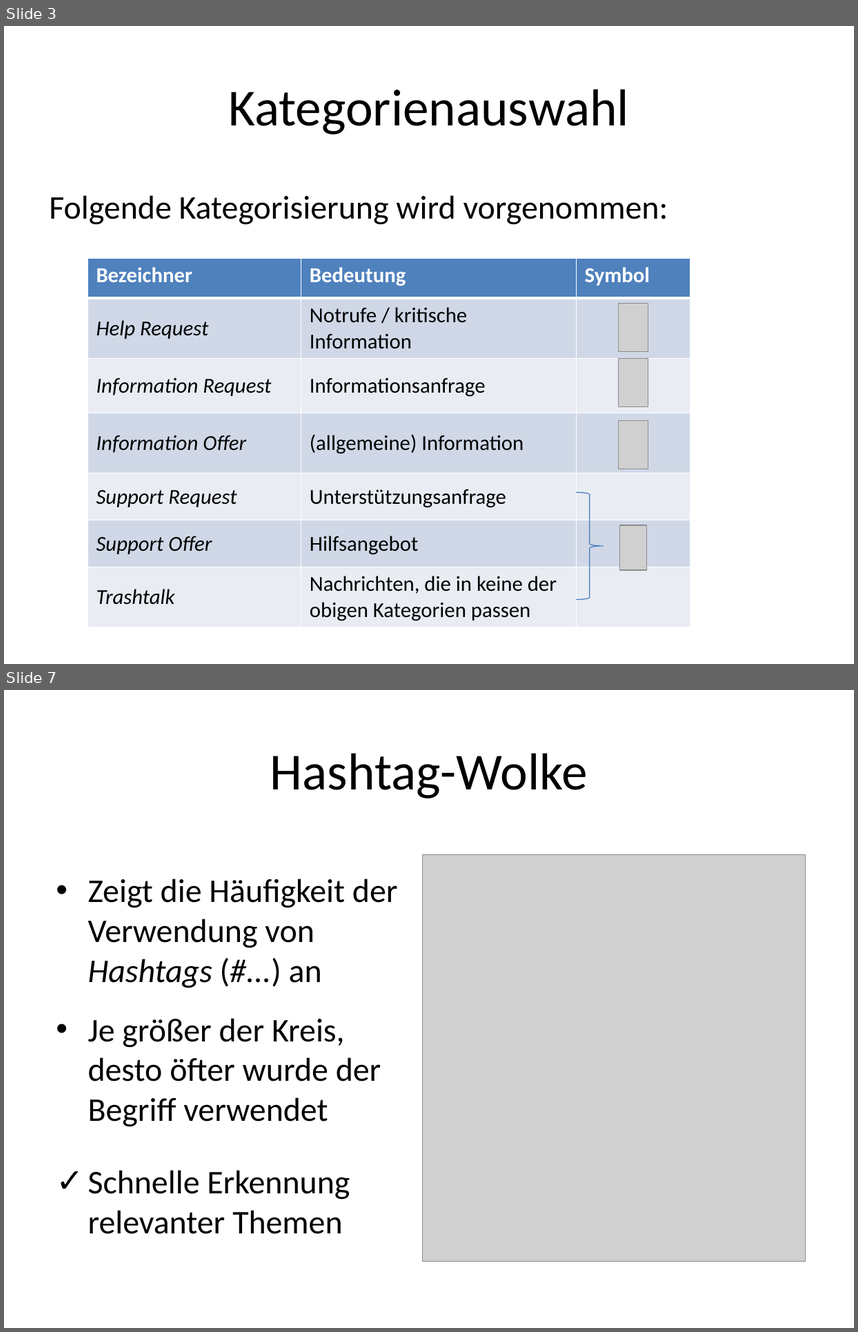
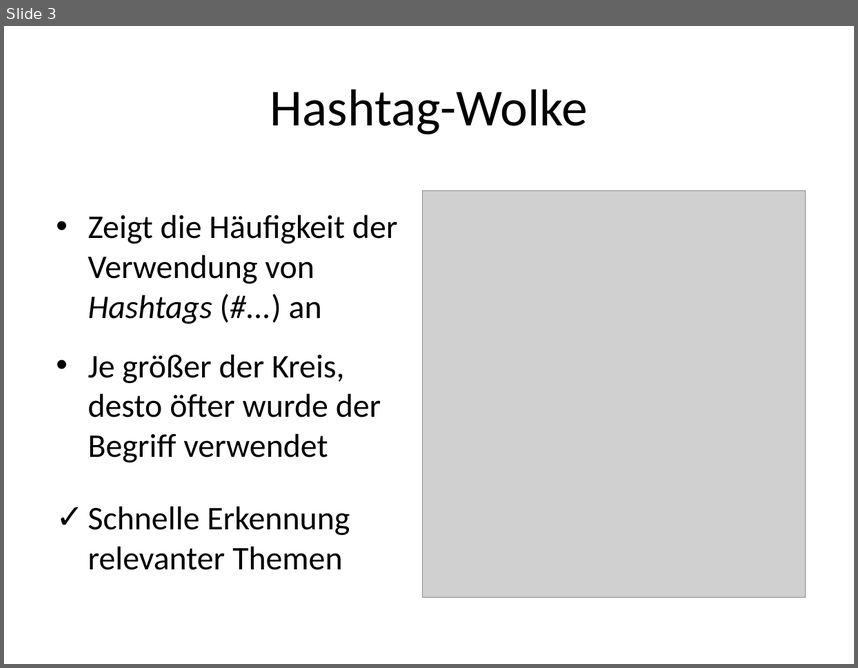
Before and after one commit to d-f/bugfree-octo-ironman, a slide deck: presentations/Presi-Teil_Jan.pptx. Shown one above the other, each under a label of ours: slides 3 and 7 before the commit, slide 3 after it; the slides between them are not shown. The pictures are 858x1332 and 858x668 pixels, drawn with LibreOffice and Linux fonts; fonts in the diff are those of the drawing; grey boxes stand for pictures. Boxes give left, top, right and bottom in pixels: in the first picture for what was removed or moved away, otherwise in the second. Text is boxed around its words. In the diff, an @@ line names an element or a change of style, - is before the commit and + after.

```diff
--- a/presentations/Presi-Teil_Jan.pptx
+++ b/presentations/Presi-Teil_Jan.pptx
@@ slide 3 removed at [4, 26, 854, 664], background #FFFFFF @@
@@ title removed at [228, 89, 629, 134] @@
-Kategorienauswahl
@@ text removed at [49, 195, 668, 225] @@
-Folgende Kategorisierung wird vorgenommen:
@@ table removed at [87, 258, 690, 626], 7 rows, 3 columns @@
-Bezeichner | Bedeutung | Symbol
-Help Request | Notrufe / kritische Information | 
-Information Request | Informationsanfrage | 
-Information Offer | (allgemeine) Information | 
-Support Request | Unterstützungsanfrage | 
-Support Offer | Hilfsangebot | 
-Trashtalk | Nachrichten, die in keine der obigen Kategorien passen | 
@@ picture removed at [619, 303, 648, 352] @@
@@ picture removed at [619, 359, 648, 407] @@
@@ picture removed at [619, 421, 648, 469] @@
@@ right brace removed at [576, 492, 602, 599] @@
@@ picture removed at [619, 525, 646, 570] @@
@@ what was slide 7 is now slide 3 @@
```
Also in this commit, not shown: 2 slides changed, 3 other slides removed.
